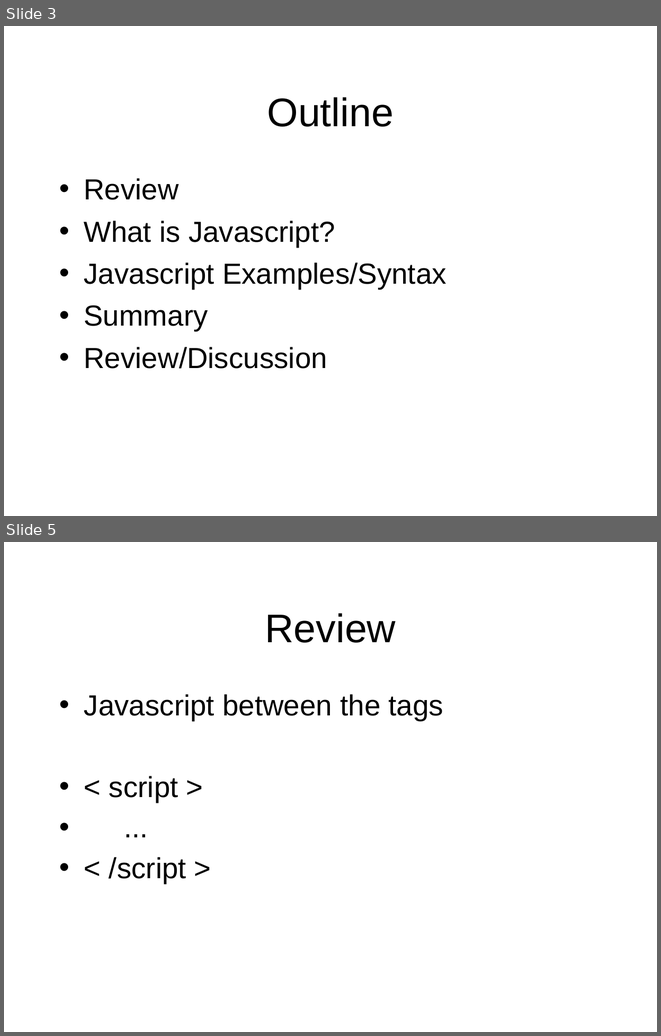
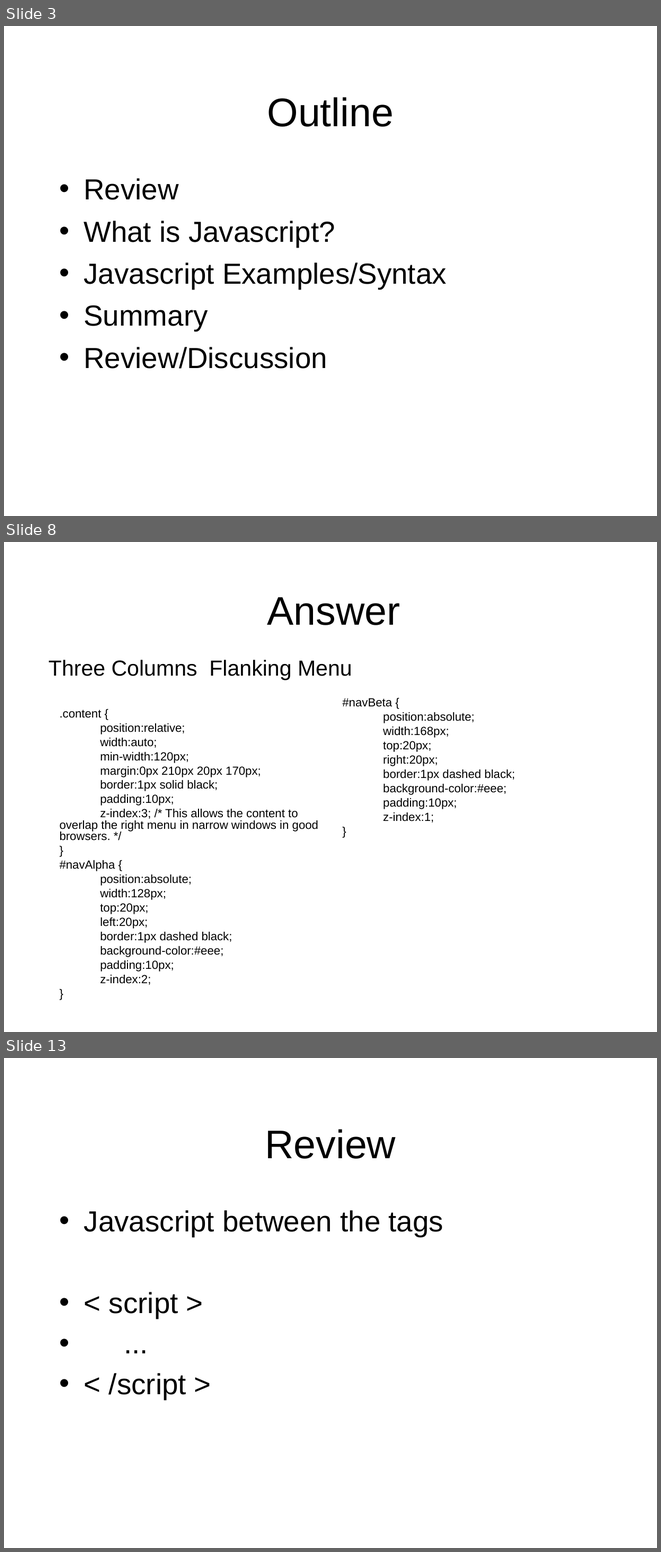
Before and after one commit to octaviordz/zjnu2017.github.io, a slide deck: WAD/lectures/090--Introduction.to.Javascript.pptx. Shown one above the other, each under a label of ours: slides 3 and 5 before the commit, slides 3, 8 and 13 after it; the slides between them are not shown. The pictures are 661x1036 and 661x1552 pixels, drawn with LibreOffice and Linux fonts; fonts in the diff are those of the drawing. Boxes give left, top, right and bottom in pixels: in the first picture for what was removed or moved away, otherwise in the second. Text is boxed around its words. In the diff, an @@ line names an element or a change of style, - is before the commit and + after.

```diff
--- a/WAD/lectures/090--Introduction.to.Javascript.pptx
+++ b/WAD/lectures/090--Introduction.to.Javascript.pptx
@@ slide 8 added at bbox=[4, 542, 657, 1032], background #FFFFFF @@
@@ text added at bbox=[267, 597, 400, 625], 44 pt, text #000000 @@
+Answer
@@ text added at bbox=[49, 660, 352, 680], 24 pt, text #000000 @@
+Three Columns Flanking Menu
@@ text added at bbox=[342, 698, 515, 822], 13 pt, text #000000 @@
+#navBeta {
+position:absolute;
+width:168px;
+top:20px;
+right:20px;
+border:1px dashed black;
+background-color:#eee;
+padding:10px;
+z-index:1;
+}
@@ text added at bbox=[60, 709, 318, 985], 13 pt, text #000000 @@
+.content {
+position:relative;
+width:auto;
+min-width:120px;
+margin:0px 210px 20px 170px;
+border:1px solid black;
+padding:10px;
+z-index:3; /* This allows the content to overlap the right menu in narrow windows in good browsers. */
+}
+#navAlpha {
+position:absolute;
+width:128px;
+top:20px;
+left:20px;
+border:1px dashed black;
+background-color:#eee;
+padding:10px;
+z-index:2;
+}
@@ what was slide 5 is now slide 13 @@
```
Also in this commit, not shown: 2 slides changed, 22 other slides added.
